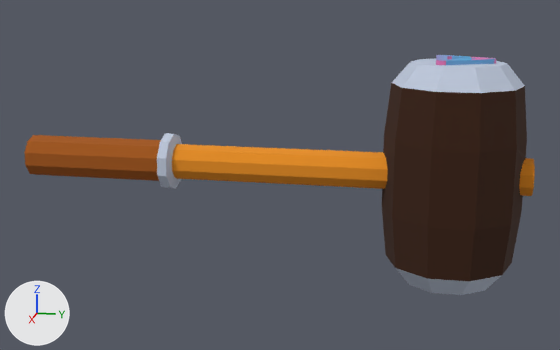
An edit to the OBJ model res/models/hammer.obj, drawn before and after from the same camera.
Camera for both pictures: a 50 mm camera at (1.064, 0.345, 0.253) aimed at (0.0, 0.132, -0.013). The axes (+X, +Y, +Z) are drawn at lower left. The lights are the same throughout. Where no turn or scale is listed for an object, it has been applied to the vertices.

Objects in the first picture: 'hammer'.
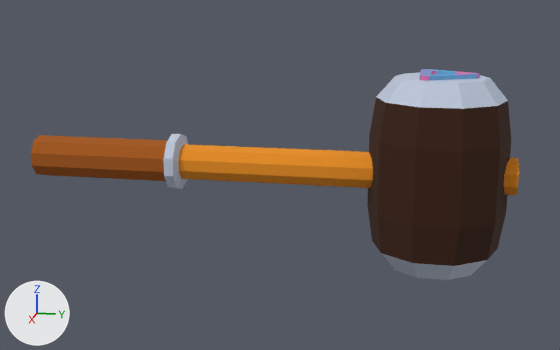
Edits to the bpy script that builds the scene:
```text
Add img_metal_embossed_1_png:
    img_metal_embossed_1_png = load_image('_Metal_Embossed_1.png', 'hammer/_Metal_Embossed_1.png', 256, 256, 'sRGB')
Add img_metal_aluminum_anodized_1_png:
    img_metal_aluminum_anodized_1_png = load_image('_Metal_Aluminum_Anodized_1.png', 'hammer/_Metal_Aluminum_Anodized_1.png', 256, 256, 'sRGB')
Add img_metal_rough_1_png:
    img_metal_rough_1_png = load_image('_Metal_Rough_1.png', 'hammer/_Metal_Rough_1.png', 256, 256, 'sRGB')
Add mat_metal_embossed_1:
    mat_metal_embossed_1 = principled_material('_Metal_Embossed_1')
    mat_metal_embossed_1.texture = img_metal_embossed_1_png
    mat_metal_embossed_1.roughness = 1.0
Add mat_metal_aluminum_anodized_1:
    mat_metal_aluminum_anodized_1 = principled_material('_Metal_Aluminum_Anodized_1')
    mat_metal_aluminum_anodized_1.texture = img_metal_aluminum_anodized_1_png
    mat_metal_aluminum_anodized_1.roughness = 1.0
Add mat_metal_rough_1:
    mat_metal_rough_1 = principled_material('_Metal_Rough_1')
    mat_metal_rough_1.texture = img_metal_rough_1_png
    mat_metal_rough_1.roughness = 1.0
Change me_hammer:
    used by ob_hammer; location = (0.0, 0.0, 0.0)
    remove me_hammer.from_pydata(...)  # 460 vertices, 917 faces; spans x -0.09..0.09, y -0.25..0.478, z -0.158..0.158
    add me_hammer.from_pydata(...)  # 460 vertices, 917 faces; spans x -0.09..0.09, y -0.24..0.458, z -0.138..0.138
    me_hammer part 1: all 180 vertices in x -0.083..0.083, y 0.286..0.46, z 0.123..0.158 are moved by (0.0, -0.02, -0.02)
    me_hammer part 2: all 50 vertices in x -0.09..0.09, y 0.278..0.478, z -0.051..0.051 are moved by (0.0, -0.02, 0.0)
    me_hammer part 3: all 180 vertices in x -0.083..0.083, y 0.286..0.46, z -0.158..-0.123 are moved by (0.0, -0.02, 0.02)
    me_hammer part 4: all 50 vertices in x -0.039..0.039, y -0.25..-0.022, z -0.041..0.041 are moved by (0.0, 0.01, 0.0)
    me_hammer part 5: 35 faces spanning x -0.025..0.025, y -0.012..0.458, z -0.026..0.03 switch from mat_metal_rough (picture img_metal_rough_png) to mat_metal_rough_1 (picture img_metal_rough_1_png)
    remove me_hammer.materials.append(mat_metal_aluminum_anodized)  # picture img_metal_aluminum_anodized_png
    remove me_hammer.materials.append(mat_metal_embossed)  # picture img_metal_embossed_png
    add me_hammer.materials.append(mat_metal_aluminum_anodized_1)  # picture img_metal_aluminum_anodized_1_png
    add me_hammer.materials.append(mat_metal_embossed_1)  # picture img_metal_embossed_1_png
```

Boxes [x1, y1, x2, y2] around the edits, measured in the pictures (560 x 350 px; the box of a moved part takes in the faces that stretch with it):
'hammer', reshaped (12% shorter): before [25, 55, 535, 295]; after [31, 69, 519, 280]
part 1 of me_hammer, moved or reshaped: before [392, 55, 525, 93]; after [377, 69, 508, 109]
part 2 of me_hammer, moved or reshaped: before [382, 83, 527, 281]; after [367, 97, 511, 266]
part 3 of me_hammer, moved or reshaped: before [396, 268, 502, 295]; after [381, 253, 487, 280]
part 4 of me_hammer, moved or reshaped: before [25, 133, 182, 188]; after [31, 134, 189, 189]
part 5 of me_hammer, recoloured: before [172, 144, 535, 196]; after [179, 144, 519, 195]
